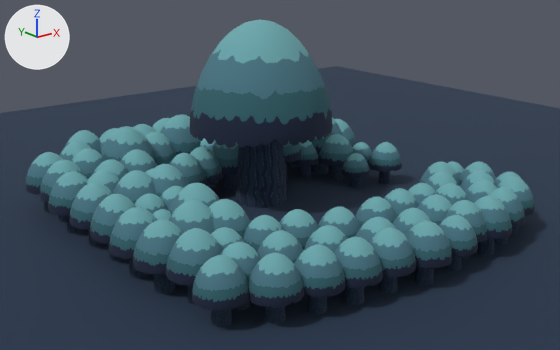
Renders of the glTF model Models/3D Models/Treehouse Area.glb from each side of a commit.
Camera for both pictures: a camera (50 mm lens) standing at (-36.6, -43.4, 21.0) and looking at (-1.8, 0.1, 3.6). The axes (+X, +Y, +Z) are drawn at upper left. The lights are the same throughout. The picture after the commit comes second.

The scene before the commit, as lines of its bpy script (objects in view):
```python
me_tree_1 = bpy.data.meshes.new('Tree 1')
me_tree_1.from_pydata(...)  # 401 vertices, 720 faces; spans x -1.63..1.63, y -1.63..1.63, z 0.0..4.23
# faces by material slot: [272, 448]
me_tree_1.materials.append(mat_leaves_a)  # picture img_leaves_a
me_tree_1.materials.append(mat_tree_wood)  # picture img_tree_wood_a
me_tree_1_001 = bpy.data.meshes.new('Tree 1.001')
me_tree_1_001.from_pydata(...)  # 401 vertices, 720 faces; spans x -1.63..1.63, y -1.63..1.63, z 0.0..4.23
# faces by material slot: [272, 448]
me_tree_1_001.materials.append(mat_leaves_a)  # picture img_leaves_a
me_tree_1_001.materials.append(mat_tree_wood)  # picture img_tree_wood_a
ob_placeholder_tree_1241 = bpy.data.objects.new('Placeholder Tree.1241', me_tree_1)
ob_placeholder_tree_1241.parent = ob_tree_group_014
ob_placeholder_tree_1241.location = (-14.76, 4.406, -0.222)
ob_placeholder_tree_1241.rotation_euler = (0.0, 0.0, 1.102)  # degrees (0, 0, 63)
ob_placeholder_tree_1241.scale = (1.12, 1.12, 1.12)
ob_placeholder_tree_619 = bpy.data.objects.new('Placeholder Tree.619', me_tree_1)
ob_placeholder_tree_619.parent = ob_tree_group_014
ob_placeholder_tree_619.location = (-3.988, -8.812, -0.222)
ob_placeholder_tree_619.rotation_euler = (0.0, 0.0, 1.311)  # degrees (0, 0, 75)
ob_placeholder_treehouse = bpy.data.objects.new('Placeholder Treehouse', me_tree_1_001)
ob_placeholder_treehouse.location = (-0.01, 4.77, -0.22)
ob_placeholder_treehouse.rotation_euler = (0.0, 0.0, 2.715)  # degrees (0, 0, 156)
ob_placeholder_treehouse.scale = (3.5, 3.5, 3.5)
# also in view: 'Placeholder Tree.481' at (-9.4, 4.0, 2.4); 'Placeholder Tree.1246' at (-14.5, -10.6, 1.9); 'Placeholder Tree.612' at (-10.2, -4.7, 2.3); 'Placeholder Tree.1252' at (1.6, -13.8, 1.7); 'Placeholder Tree.1256' at (10.3, -12.0, 1.9)
```
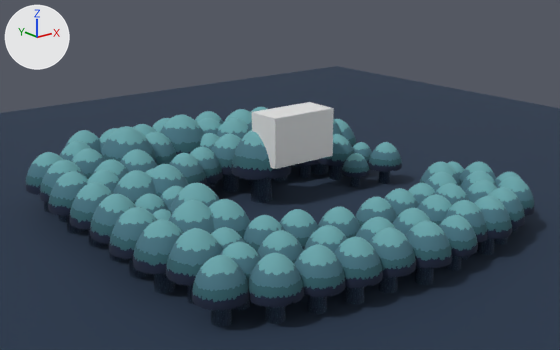
Location of each change, (x1, y1, x2, y2) in pixels of the pictures (560 x 350 px):
'Placeholder Treehouse', rescaled (59% narrower, 61% shorter)
    before: (189, 20, 333, 208)
    after: (232, 130, 291, 203)
'Cube', added
    after: (252, 102, 334, 169)

The change, as a list of edits to the scene's bpy script:
```text
Add me_cube_013:
    me_cube_013.from_pydata(...)  # a box spanning x -3.0..3.0, y -1.5..1.5, z -2.0..2.0
Change ob_placeholder_treehouse:
    ob_placeholder_treehouse.scale: (3.5, 3.5, 3.5) -> (1.5, 1.5, 1.5)
Add ob_cube:
    ob_cube = bpy.data.objects.new('Cube', me_cube_013)
    ob_cube.location = (2.24, 3.47, 5.42)
```
